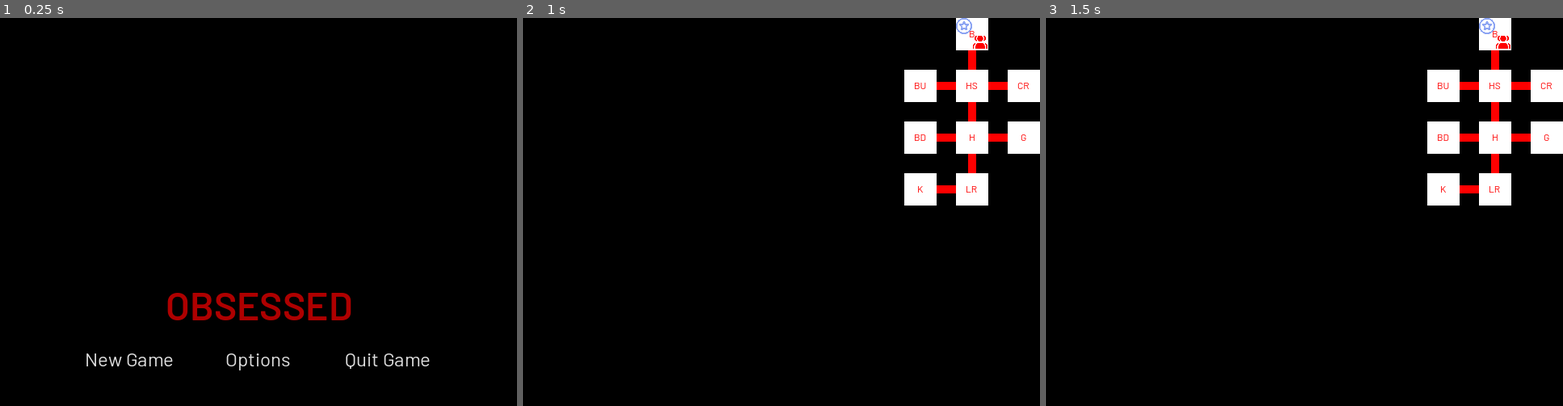
Above: before the commit, frames 1-3 (left to right).
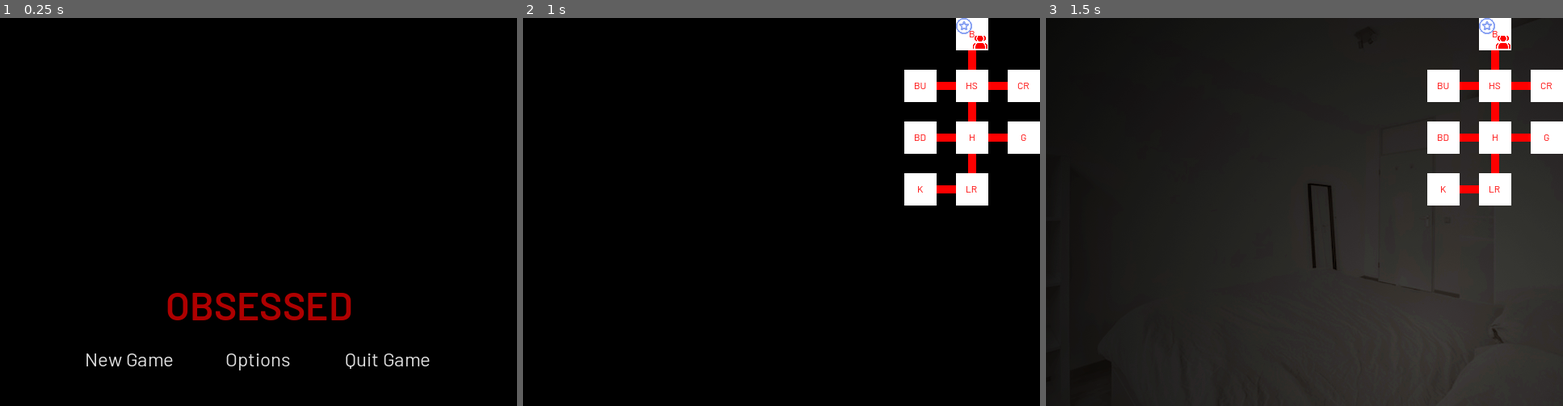
Above: after the commit, the same moments.

Repository: FlamingHerb/obsessed
Game: Godot game, scene res://scenes/title_scene.tscn
Same seed, same stepped clock (60 frames per second), same inputs: the game is played once before the commit and once after it.
Inputs:
- Up to frame 1 (0.25 s): no input
- Up to frame 2 (1 s): click "New Game" at 0.5 s
- Up to frame 3 (1.5 s): tap Enter at 1.25 s

Frames 1-2 are identical in both runs. In frame 3, 76% of the frame differs, in the area x 0-100%, y 0-100%.

Commit message:
chore(main_game_frame): move child for area to second for backdrop

Diff:
--- a/scenes/areas/bed_room.tscn
+++ b/scenes/areas/bed_room.tscn
@@ -1,7 +1,13 @@
 [gd_scene format=3 uid="uid://btje5tj6gpu6o"]
 
 [ext_resource type="Script" uid="uid://cf0du2pssgv47" path="res://scripts/map/game_area_base.gd" id="1_3k651"]
+[ext_resource type="Texture2D" uid="uid://ci0qflmohaa4b" path="res://assets/graphics/bg/bed_room.png" id="2_0tygs"]
 
 [node name="BedRoom" type="Node2D" unique_id=200603411]
 script = ExtResource("1_3k651")
 metadata/_custom_type_script = "uid://cf0du2pssgv47"
+
+[node name="Background" type="TextureRect" parent="." unique_id=606278956]
+offset_right = 40.0
+offset_bottom = 40.0
+texture = ExtResource("2_0tygs")
--- a/scripts/main_game_frame.gd
+++ b/scripts/main_game_frame.gd
@@ -69,8 +69,8 @@
 	#current_scene.name = "GameArea"
 	current_scene.modulate = Color.BLACK
 
-	# New scene must always be the first.
-	move_child(current_scene, 0)
+	# New scene must always be the second one.
+	move_child(current_scene, 1)
 
 	_fade_in_to_scene(current_scene)
 	Events.area_change_completed.emit()
Renamed: assets/graphics/bg/bedroom.png -> assets/graphics/bg/bed_room.png
Not shown, changed: assets/graphics/bg/bed_room.png.import
